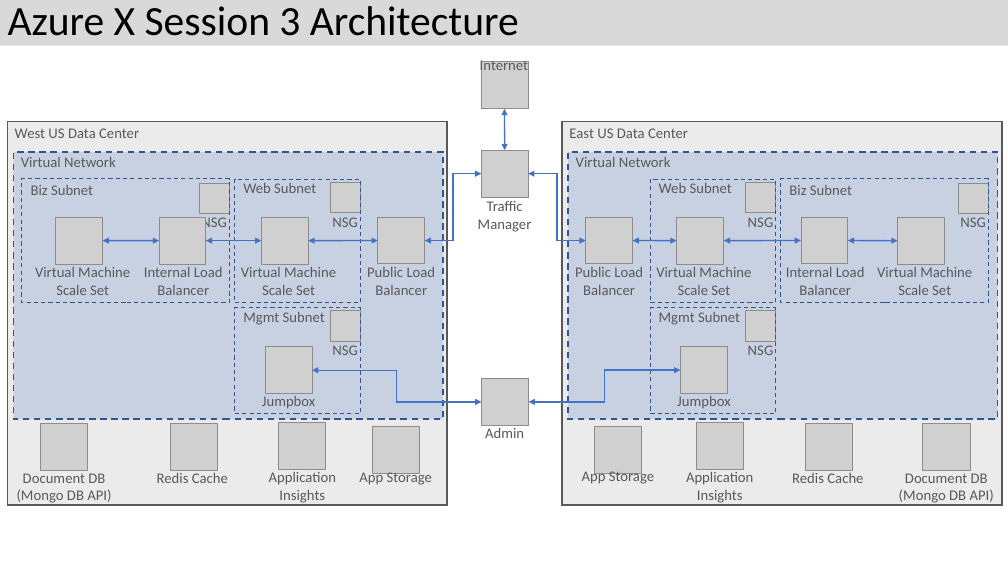
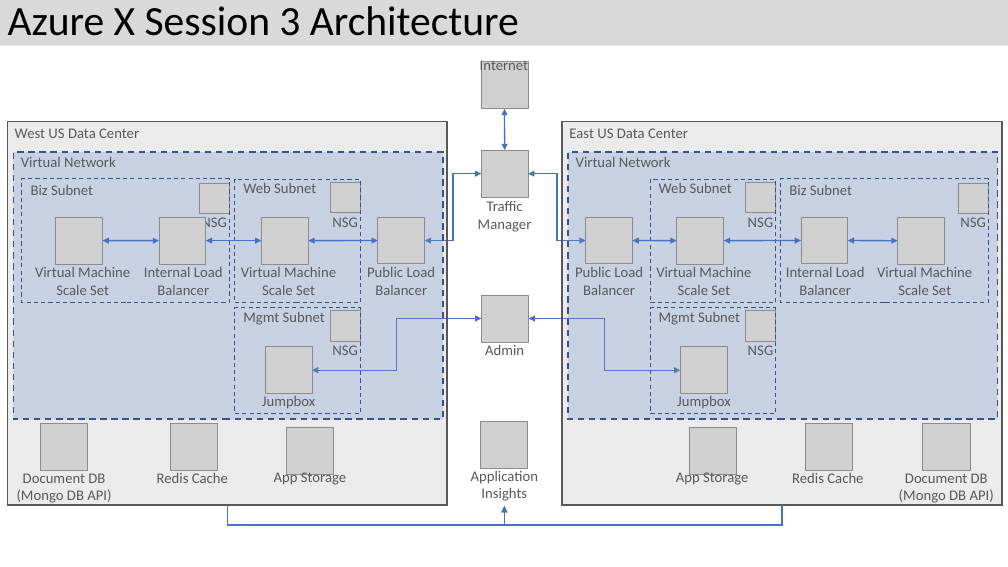
Before and after one commit to rickrain/AzureX, a slide deck: slide 2 of AzureX.pptx. Drawn at 1008x567 pixels with LibreOffice and Linux fonts; fonts in the diff are those of the drawing; grey boxes stand for pictures. Boxes give left, top, right and bottom in pixels: in the first picture for what was removed or moved away, otherwise in the second. Text is boxed around its words. In the diff, an @@ line names an element or a change of style, - is before the commit and + after.

Commit message:
Moved app insights deployment into the HA deployment with traffic manager.  Like traffic manager, it is a common resource now between the primary and secondary resource group deployments.
Update Session 3 architecture diagram to show app insights as a shared resource between the two deployments.

```diff
--- a/AzureX.pptx
+++ b/AzureX.pptx
@@ picture: place and size @@
-picture at (482, 378, 529, 425)
+picture at (482, 295, 529, 342)
@@ elbow double arrow moved from (482, 402) - (312, 371) to (482, 318) - (312, 371) @@
@@ elbow double arrow moved from (529, 402) - (681, 371) to (529, 318) - (681, 371) @@
@@ text "Admin": place and size @@
-text "Admin" at (485, 428, 524, 438)
+text "Admin" at (485, 342, 524, 355)
@@ picture removed at (279, 423, 326, 470) @@
@@ picture: place and size @@
-picture at (373, 426, 420, 473)
+picture at (287, 427, 333, 474)
@@ picture: place and size @@
-picture at (696, 423, 743, 470)
+picture at (481, 421, 528, 468)
@@ picture: place and size @@
-picture at (595, 426, 642, 473)
+picture at (689, 427, 736, 474)
@@ text "App Storage": place and size @@
-text "App Storage" at (359, 469, 432, 485)
+text "App Storage" at (274, 469, 346, 485)
@@ text removed at (269, 469, 336, 503) @@
-Application Insights
@@ text "Application Insights": place and size @@
-text "Application Insights" at (686, 469, 753, 503)
+text "Application Insights" at (471, 468, 538, 501)
@@ text "App Storage": place and size @@
-text "App Storage" at (582, 469, 654, 484)
+text "App Storage" at (676, 470, 748, 485)
@@ elbow arrow added from (228, 505) to (504, 507), #4472C4 1.25 pt @@
@@ elbow arrow added from (782, 505) to (504, 507), #4472C4 1.25 pt @@
```
Also in this commit, not shown: 4 other files.
